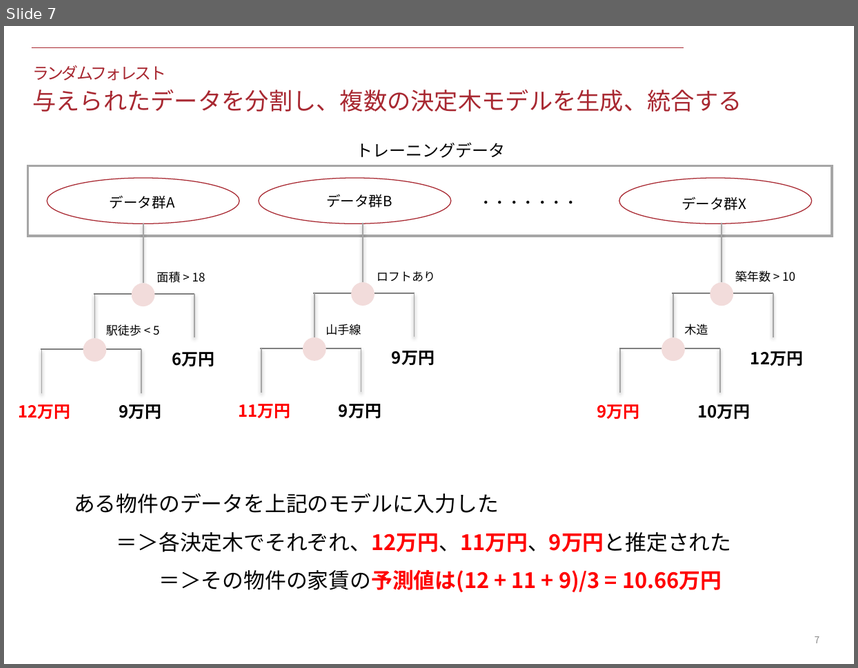
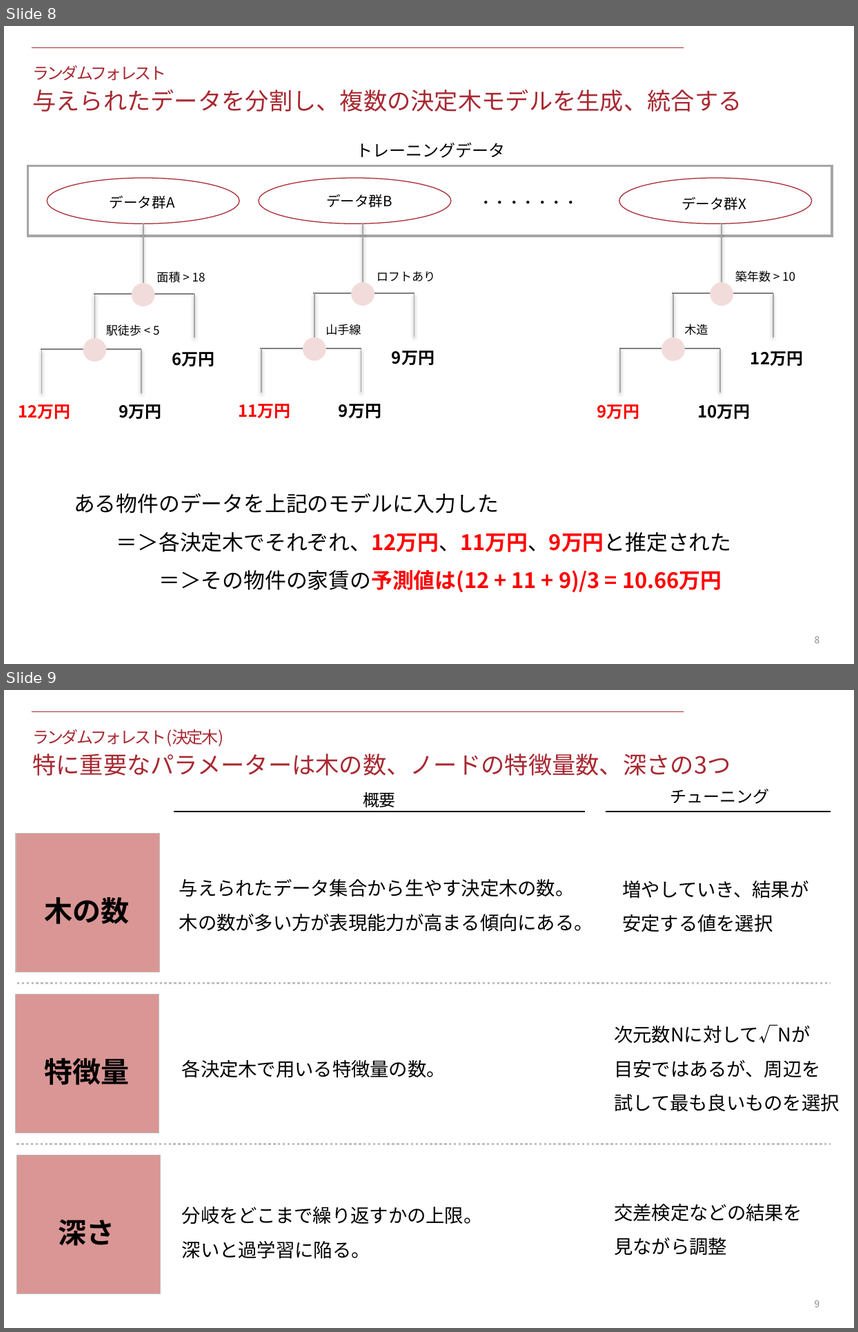
Before and after one commit to KeitoSugiyama/data_science_seminar, a slide deck: 1_logit_and_random_forest/files/document.pptx. Shown one above the other, each under a label of ours: slide 7 before the commit, slides 8 and 9 after it. The pictures are 858x668 and 858x1332 pixels, drawn with LibreOffice and Linux fonts; fonts in the diff are those of the drawing. Boxes give left, top, right and bottom in pixels: in the first picture for what was removed or moved away, otherwise in the second. Text is boxed around its words. In the diff, an @@ line names an element or a change of style, - is before the commit and + after.

```diff
--- a/1_logit_and_random_forest/files/document.pptx
+++ b/1_logit_and_random_forest/files/document.pptx
@@ slide 9 added at (4, 690, 854, 1328), background #FFFFFF; not listed: 1 template element that a slide beside it also shows @@
@@ text added at (32, 729, 223, 747), 14 pt, text #A82831 @@
+ランダムフォレスト(決定木)
@@ text added at (32, 753, 731, 776), 20 pt, text #A82831 @@
+特に重要なパラメーターは木の数、ノードの特徴量数、深さの3つ
@@ text added at (363, 792, 396, 807), 14 pt, text #000000 @@
+概要
@@ text added at (670, 789, 769, 804), 14 pt, text #000000 @@
+チューニング
@@ line added from (174, 811) to (586, 811), #000000 1 pt @@
@@ line added from (606, 811) to (831, 811), #000000 1 pt @@
@@ rectangle added at (16, 834, 159, 972), fill #D99694, outline #BFBFBF 0.75 pt @@
@@ text added at (179, 879, 593, 931), 16 pt, text #000000 @@
+与えられたデータ集合から生やす決定木の数。
+木の数が多い方が表現能力が高まる傾向にある。
@@ text added at (622, 880, 809, 932), 16 pt, text #000000 @@
+増やしていき、結果が
+安定する値を選択
@@ text added at (45, 897, 130, 924), 24 pt, text #000000, bold @@
+木の数
@@ rectangle added at (15, 994, 159, 1132), fill #D99694, outline #BFBFBF 0.75 pt @@
@@ line added from (16, 983) to (831, 983), #BFBFBF 2 pt dashed @@
@@ text added at (614, 1025, 840, 1112), 16 pt, text #000000 @@
+次元数Nに対して√Nが
+目安ではあるが、周辺を
+試して最も良いものを選択
@@ text added at (45, 1058, 130, 1085), 24 pt, text #000000, bold @@
+特徴量
@@ text added at (182, 1060, 446, 1078), 16 pt, text #000000 @@
+各決定木で用いる特徴量の数。
@@ line added from (16, 1144) to (831, 1144), #BFBFBF 2 pt dashed @@
@@ rectangle added at (16, 1155, 161, 1294), fill #D99694, outline #BFBFBF 0.75 pt @@
@@ text added at (182, 1206, 483, 1259), 16 pt, text #000000 @@
+分岐をどこまで繰り返すかの上限。
+深いと過学習に陥る。
@@ text added at (614, 1203, 802, 1254), 16 pt, text #000000 @@
+交差検定などの結果を
+見ながら調整
@@ text added at (59, 1219, 115, 1245), 24 pt, text #000000, bold @@
+深さ
@@ page number added at (815, 1300, 820, 1307), 8 pt, text #8C8C8C @@
+9
@@ what was slide 7 is now slide 8 @@
@@ page number at (815, 636, 820, 643): text changed @@
-7
+8
```
Also in this commit, not shown: 1 slide changed, 3 other slides added, 1 slide removed, 1 other file.
